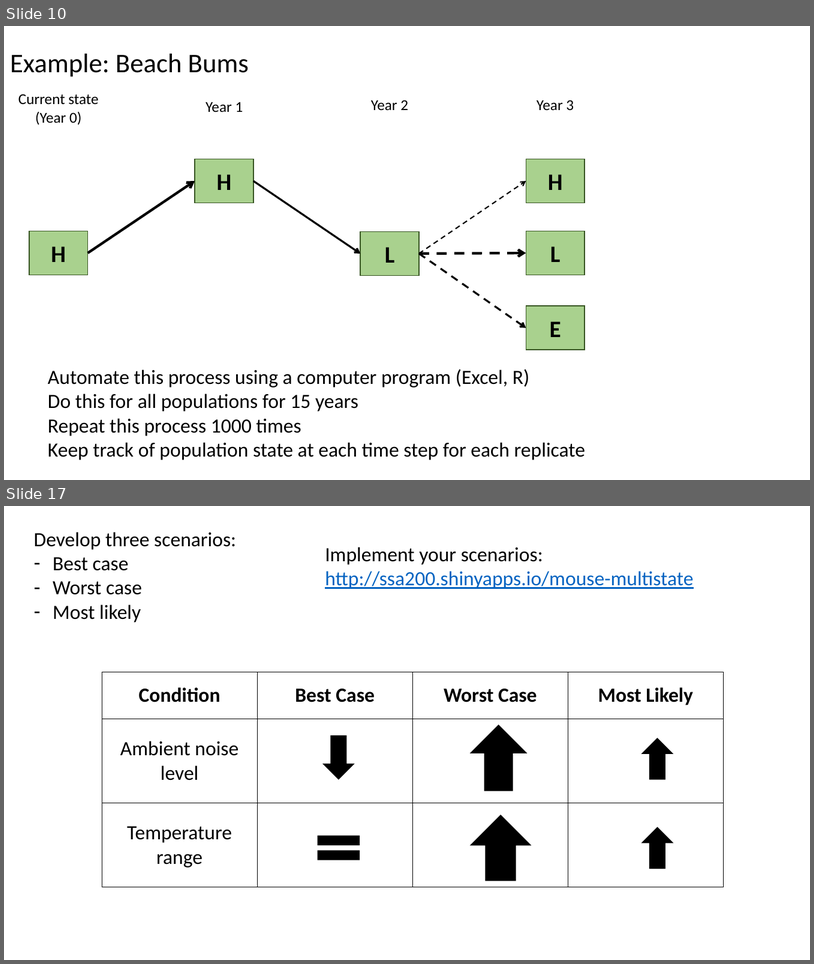
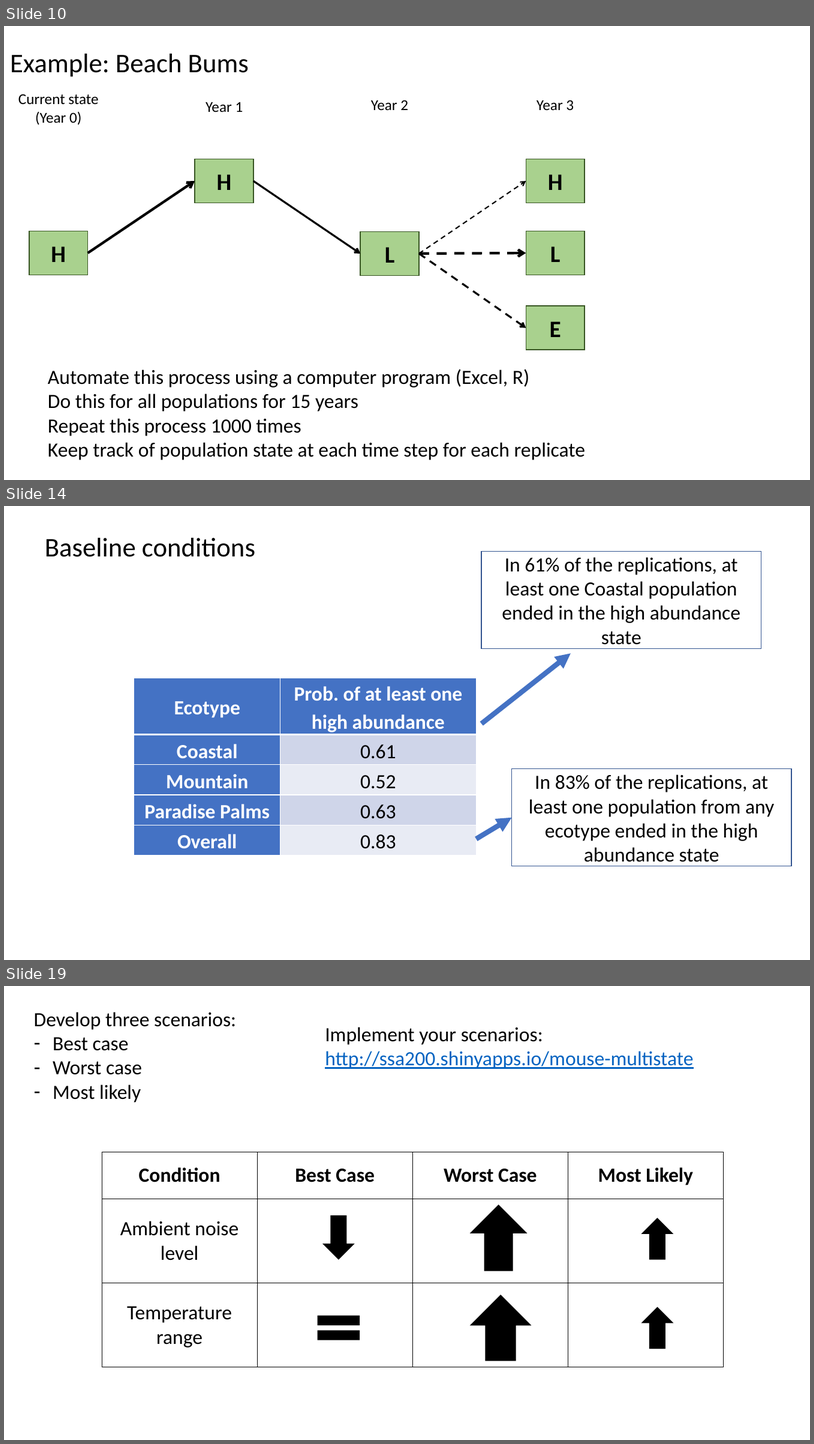
Before and after one commit to annamtucker/ssa-200, a slide deck: static/activities/activity-3.pptx. Shown one above the other, each under a label of ours: slides 10 and 17 before the commit, slides 10, 14 and 19 after it; the slides between them are not shown. The pictures are 814x964 and 814x1444 pixels, drawn with LibreOffice and Linux fonts; fonts in the diff are those of the drawing; background and template pictures are left out. Boxes give left, top, right and bottom in pixels: in the first picture for what was removed or moved away, otherwise in the second. Text is boxed around its words. In the diff, an @@ line names an element or a change of style, - is before the commit and + after.

```diff
--- a/static/activities/activity-3.pptx
+++ b/static/activities/activity-3.pptx
@@ slide 14 added at <box>4,506,810,960</box>, background #FFFFFF @@
@@ text added at <box>45,538,255,557</box>, 32 pt, text #000000 @@
+Baseline conditions
@@ rectangle added at <box>482,552,762,649</box>, outline #325491 1 pt, 24 pt, text #000000 @@
+In 61% of the replications, at least one Coastal population ended in the high abundance state
@@ arrow added from (482, 724) to (571, 653), #4472C4 6 pt @@
@@ table added at <box>134,678,476,853</box>, 5 rows, 2 columns @@
+Ecotype | Prob. of at least one high abundance
+Coastal | 0.61
+Mountain | 0.52
+Paradise Palms | 0.63
+Overall | 0.83
@@ rectangle added at <box>512,769,792,866</box>, outline #325491 1 pt, 24 pt, text #000000 @@
+In 83% of the replications, at least one population from any ecotype ended in the high abundance state
@@ arrow added from (476, 839) to (512, 817), #4472C4 6 pt @@
@@ what was slide 17 is now slide 19 @@
```
Also in this commit, not shown: 5 slides changed, 2 other slides added, 1 slide removed, 7 other files.
